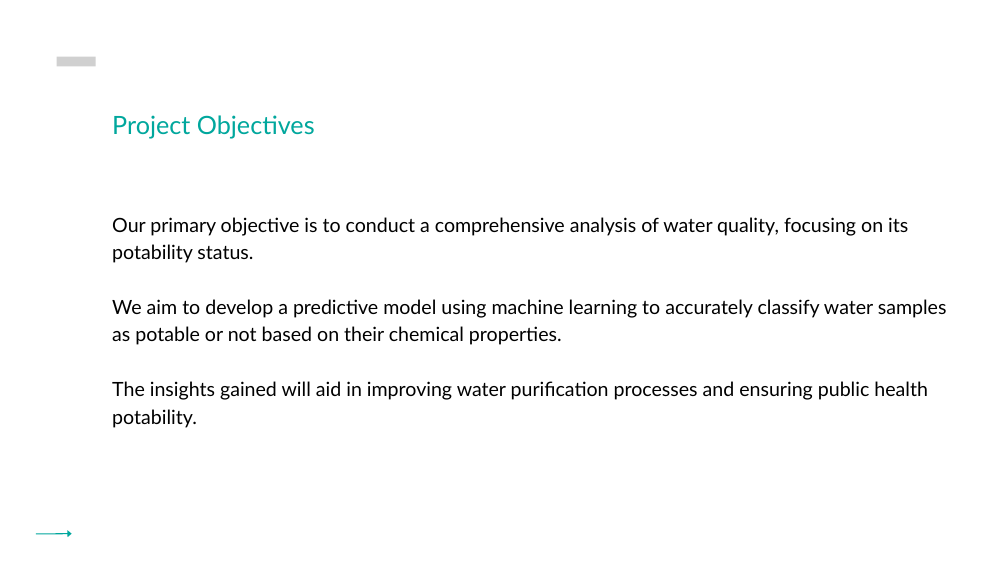
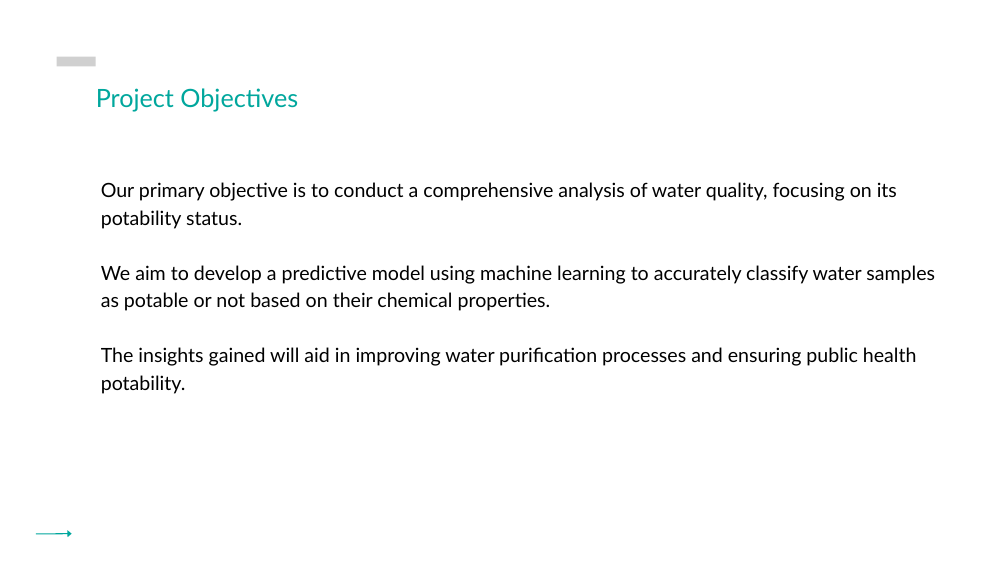
Before and after one commit to ERAA1997/Project-4-UoB, a slide deck: slide 2 of Project 4 Presentation.pptx. Drawn at 1008x567 pixels with LibreOffice and Linux fonts; fonts in the diff are those of the drawing; grey boxes stand for pictures. Boxes give left, top, right and bottom in pixels: in the first picture for what was removed or moved away, otherwise in the second. Text is boxed around its words. In the diff, an @@ line names an element or a change of style, - is before the commit and + after.

Commit message:
update8

```diff
--- a/Project 4 Presentation.pptx
+++ b/Project 4 Presentation.pptx
@@ text "Project Objectives": place and size @@
-text "Project Objectives" at [112, 115, 315, 138]
+text "Project Objectives" at [96, 88, 298, 112]
@@ text "Our primary objective is to ...": place and size @@
-text "Our primary objective is to ..." at [112, 217, 947, 428]
+text "Our primary objective is to ..." at [101, 182, 935, 394]
```
Also in this commit, not shown: 1 slide added.
